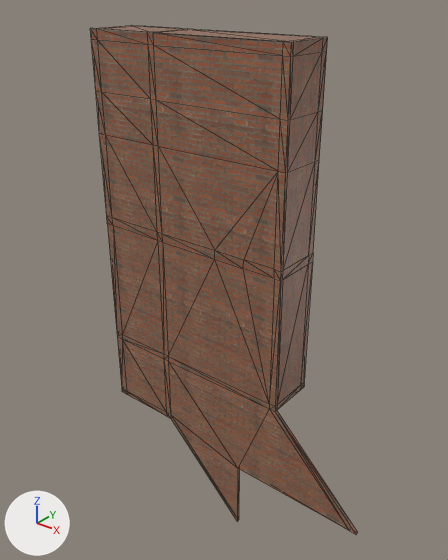
The COLLADA model Test_Game_Loop/Assets/Models/Environment_Bricks.dae, before and after one commit.
Both versions are drawn from a camera (50 mm lens) standing at (16.5, -18.9, 12.4) and looking at (0.6, 1.0, 0.1). The lights are fixed; the arrows at lower left show +X, +Y and +Z. Mesh edges are drawn as thin lines.
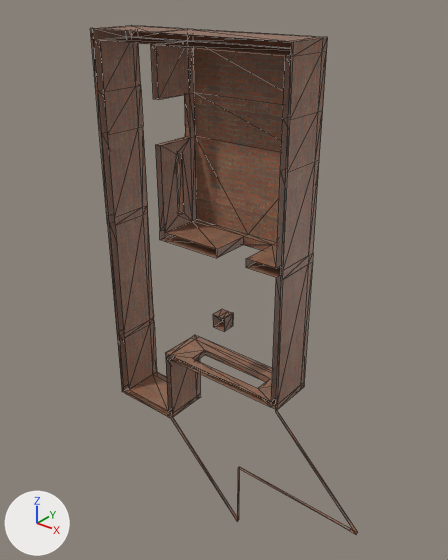
Pixel boxes [x1, y1, x2, y2] of what changed, in the pictures (448 x 560 px):
part 1 of me_cube, deleted (brown)
    before: [90, 28, 356, 534]

The change, as a list of edits to the scene's bpy script:
```text
Change me_cube:
    used by ob_cube; location = (0.0, 0.0, 0.0)
    remove me_cube.from_pydata(...)  # 278 vertices, 524 faces; spans x -5.7..8.9, y -0.1..2.2, z -12.7..10.5
    add me_cube.from_pydata(...)  # 243 vertices, 426 faces; spans x -5.7..8.9, y -0.1..2.2, z -12.7..10.5
    me_cube part 1
    35 vertices are removed from x -5.3..4.1, y -0.1, z -8.1..10.1
    98 faces are deleted
```
